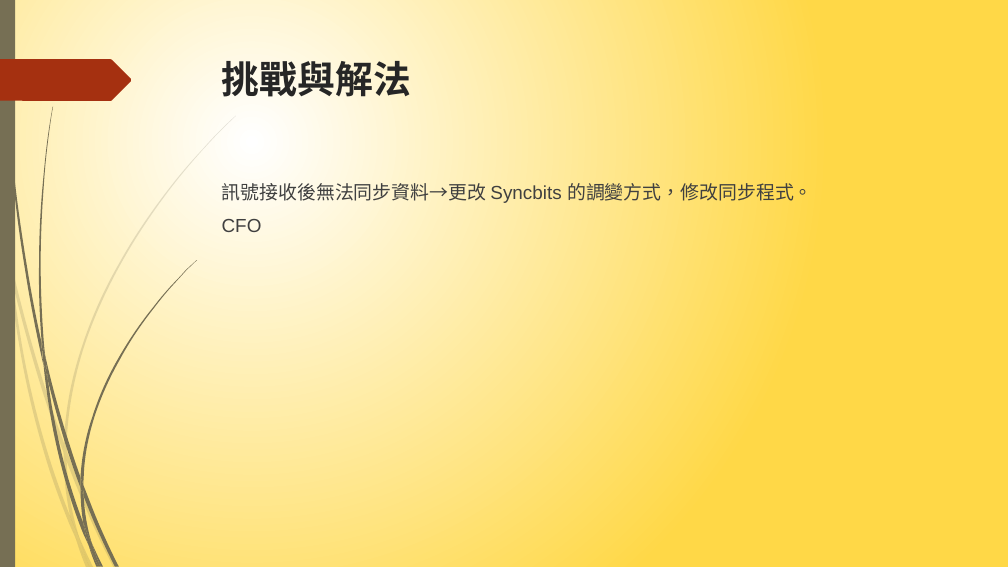
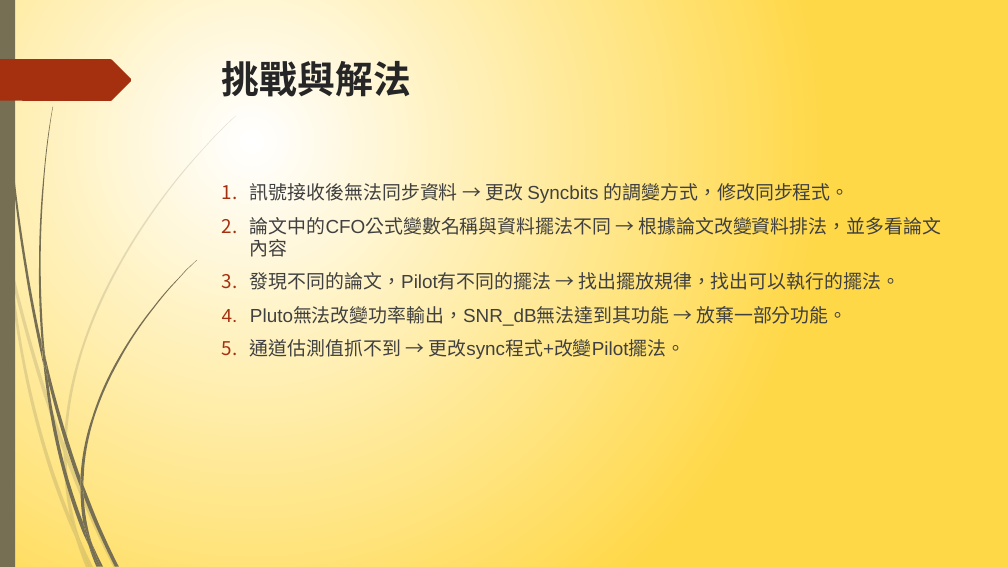
Before and after one commit to NIUWCSP/OTSM, a slide deck: slide 15 of report/以SDR實現OTSM通訊技術.pptx (slide 14 before the commit). Drawn at 1008x567 pixels with LibreOffice and Linux fonts; fonts in the diff are those of the drawing. Boxes give left, top, right and bottom in pixels: in the first picture for what was removed or moved away, otherwise in the second. Text is boxed around its words. In the diff, an @@ line names an element or a change of style, - is before the commit and + after.

```diff
--- a/report/以SDR實現OTSM通訊技術.pptx
+++ b/report/以SDR實現OTSM通訊技術.pptx
@@ text at [250, 180, 941, 360]: text changed @@
-訊號接收後無法同步資料→更改 Syncbits 的調變方式，修改同步程式。
-CFO
+1. 訊號接收後無法同步資料 → 更改 Syncbits 的調變方式，修改同步程式。
+2. 論文中的CFO公式變數名稱與資料擺法不同 → 根據論文改變資料排法，並多看論文內容
+3. 發現不同的論文，Pilot有不同的擺法 → 找出擺放規律，找出可以執行的擺法。
+4. Pluto無法改變功率輸出，SNR_dB無法達到其功能 → 放棄一部分功能。
+5. 通道估測值抓不到 → 更改sync程式+改變Pilot擺法。
```
Also in this commit, not shown: 1 slide added, 1 other file.
